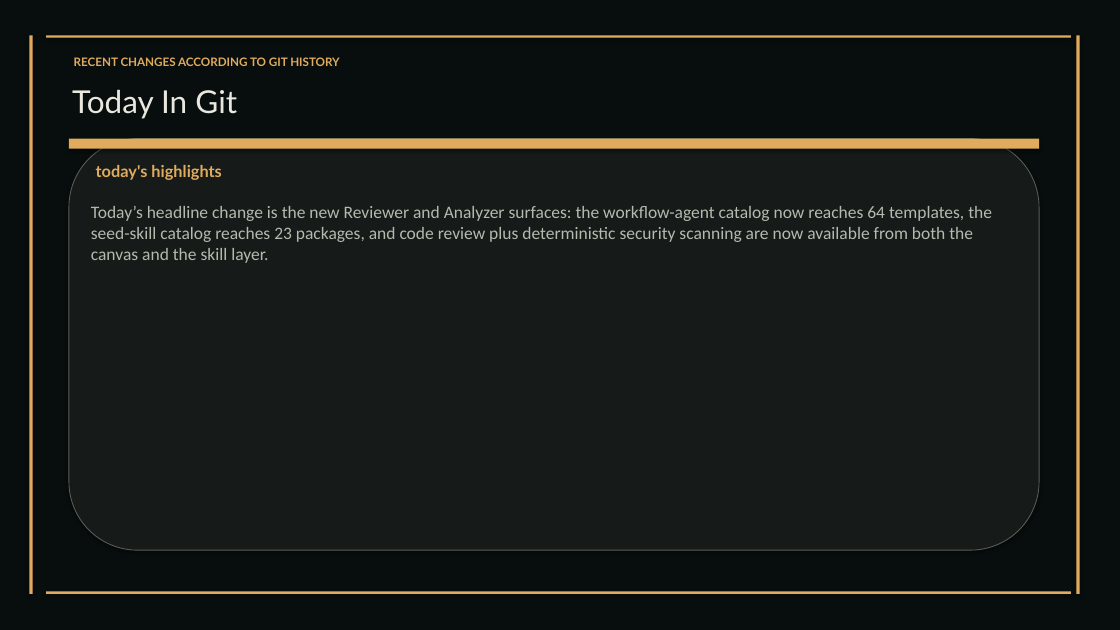
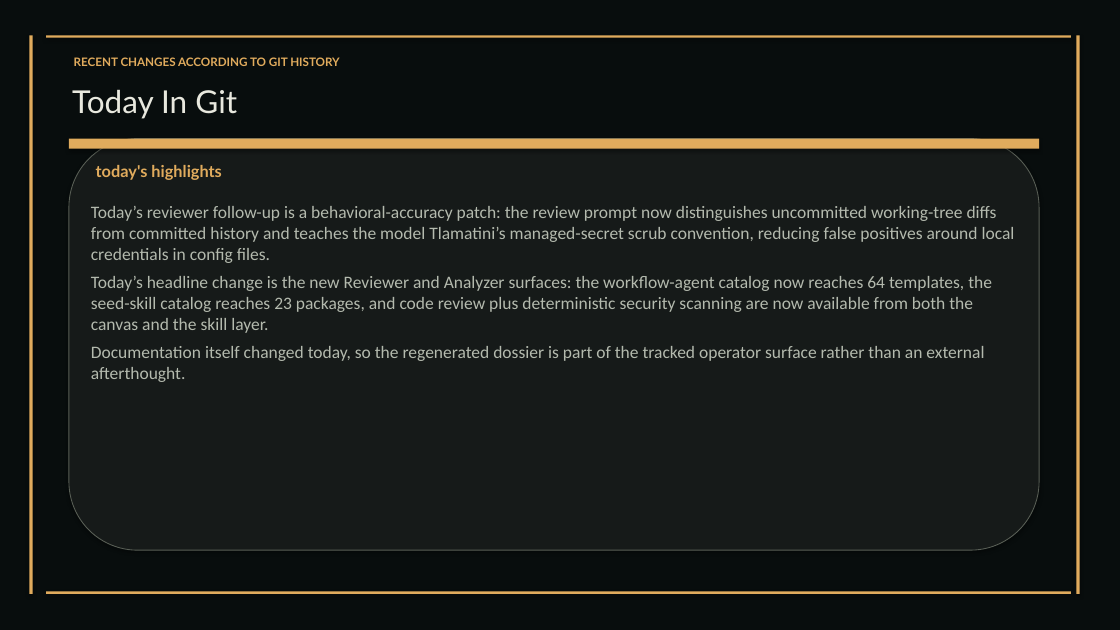
Before and after one commit to XAIHT/Tlamatini, a slide deck: slide 34 of Tlamatini_eXtended_Artificial_Intelligence_Humanly_Tempered.pptx (slide 33 before the commit). Drawn at 1120x630 pixels with LibreOffice and Linux fonts; fonts in the diff are those of the drawing. Boxes give left, top, right and bottom in pixels: in the first picture for what was removed or moved away, otherwise in the second. Text is boxed around its words. In the diff, an @@ line names an element or a change of style, - is before the commit and + after.

Commit message:
Updating documentation and some source code related to versioning according to version 1.4.1, by Tlamatini's-AutoBot.

```diff
--- a/Tlamatini_eXtended_Artificial_Intelligence_Humanly_Tempered.pptx
+++ b/Tlamatini_eXtended_Artificial_Intelligence_Humanly_Tempered.pptx
@@ text at [91,206,1015,263]: paragraph added @@
+Today’s reviewer follow-up is a behavioral-accuracy patch: the review prompt now distinguishes uncommitted working-tree diffs from committed history and teaches the model Tlamatini’s managed-secret scrub convention, reducing false positives around local credentials in config files.
@@ text at [91,346,984,382]: paragraph added @@
+Documentation itself changed today, so the regenerated dossier is part of the tracked operator surface rather than an external afterthought.
```
Also in this commit, not shown: 14 other slides changed, 1 slide added, 8 other files.
